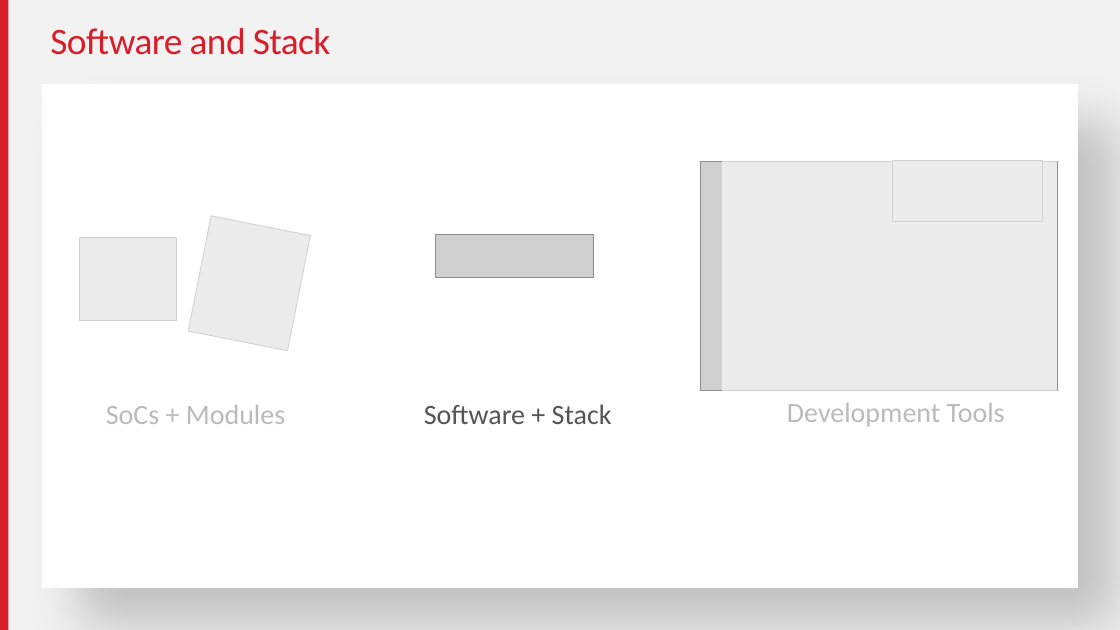
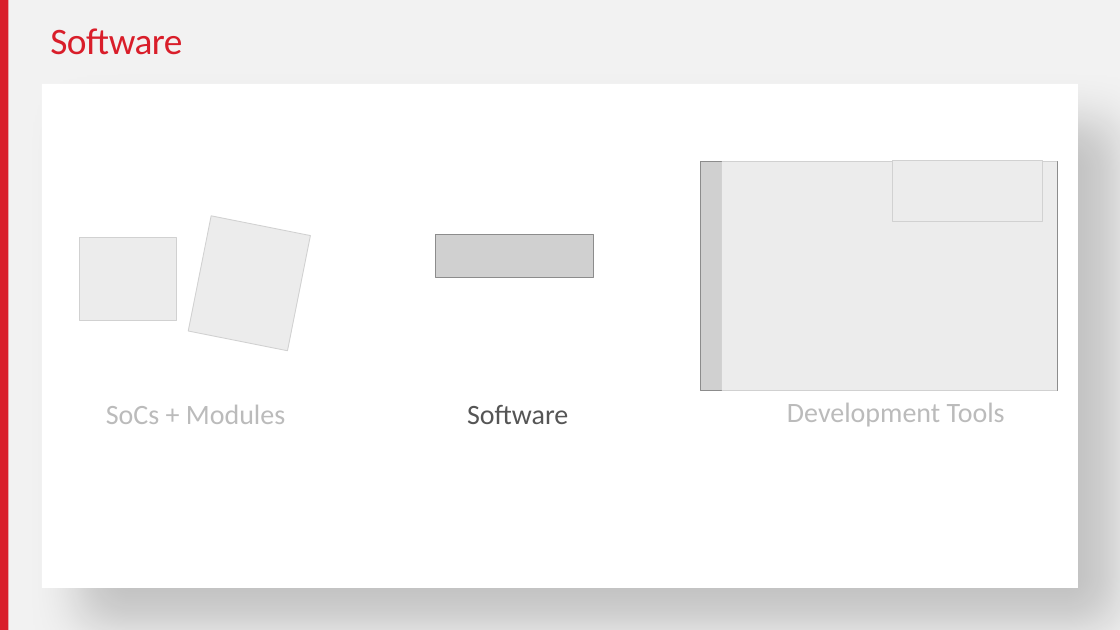
Before and after one commit to MarkDing/IoT-Developer-Boot-Camp-Wiki, a slide deck: slide 7 of files/ZB-2019Q4-ZMGC-Training/source/EmberZnet-and-WSTK.pptx. Drawn at 1120x630 pixels with LibreOffice and Linux fonts; fonts in the diff are those of the drawing; grey boxes stand for pictures. Boxes give left, top, right and bottom in pixels: in the first picture for what was removed or moved away, otherwise in the second. Text is boxed around its words. In the diff, an @@ line names an element or a change of style, - is before the commit and + after.

```diff
--- a/files/ZB-2019Q4-ZMGC-Training/source/EmberZnet-and-WSTK.pptx
+++ b/files/ZB-2019Q4-ZMGC-Training/source/EmberZnet-and-WSTK.pptx
@@ title at bbox=[50, 28, 182, 55]: text changed @@
-Software and Stack
+Software
@@ text at bbox=[467, 405, 568, 424]: text changed @@
-Software + Stack
+Software
```
Also in this commit, not shown: 8 other slides changed, 1 slide added, 1 slide removed, 58 other files.
